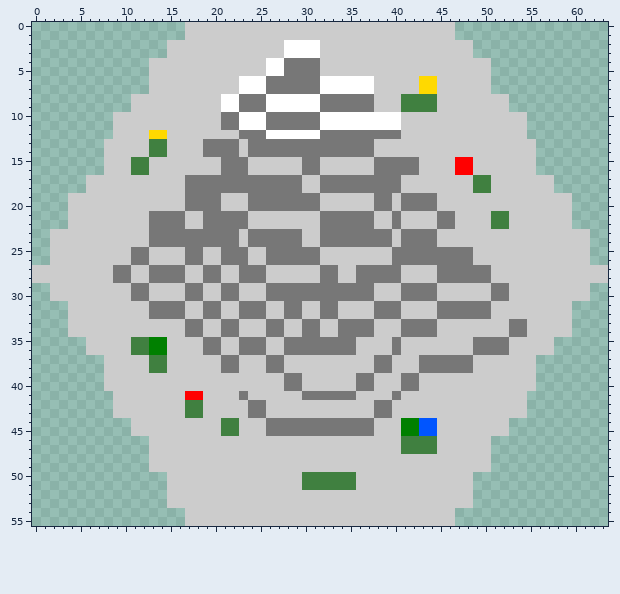
A pixel-art sprite gets an edit: Images/TileSets/CubedHexagon/Tiles/Mountain.png. The picture above was drawn from the file before the commit.
The file is 64x56 pixels.
The result:
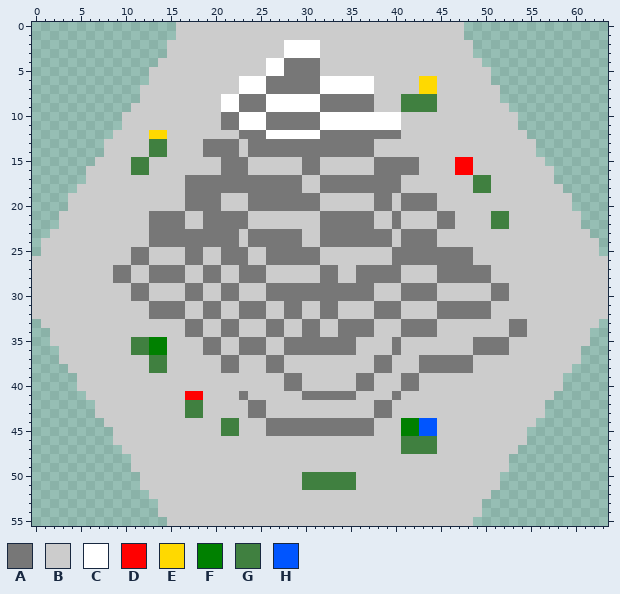
Palette (. is transparent): A #777777  B #cccccc  C #ffffff  D #ff0000  E #ffd900  F #008000  G #408040  H #0055ff
Difference:
Colour B now appears in rows 0 to 1 at x 16 and 47; in row 7 at x 12 and 51; in row 15 at x 7 and 56; in row 16 at x 6 to 7 and 56 to 57; in row 18 at x 5 and 58; in rows 21 to 22 at x 3 and 60.
Colour B now appears in rows 24 to 25 at x 1 and 62; in row 26 at x 0 to 1 and 62 to 63; in rows 29 to 30 at x 0 to 1 and 62 to 63; in rows 31 to 32 at x 0 to 3 and 60 to 63; in row 33 at x 1 to 3 and 60 to 62; in row 34 at x 2 to 3 and 60 to 61.
Colour B now appears in row 35 at x 2 to 5 and 58 to 61; in row 36 at x 3 to 5 and 58 to 60; in row 37 at x 3 to 7 and 56 to 60; in row 38 at x 4 to 7 and 56 to 59; in rows 39 to 40 at x 5 to 7 and 56 to 58; in row 41 at x 6 to 8 and 55 to 57.
Colour B now appears in rows 42 to 43 at x 7 to 8 and 55 to 56; in row 44 at x 8 to 10 and 53 to 55; in row 45 at x 9 to 10 and 53 to 54; in row 46 at x 9 to 12 and 51 to 54; in row 47 at x 10 to 12 and 51 to 53; in rows 48 to 49 at x 11 to 12 and 51 to 52.
Colour B now appears in rows 50 to 51 at x 12 to 14 and 49 to 51; in row 52 at x 13 to 14 and 49 to 50; in row 53 at x 14 and 49; in row 54 at x 14 to 16 and 47 to 49; in row 55 at x 15 to 16 and 47 to 48.
The author cleared colour B in row 4 at x 13 and 50; in row 8 at x 11 and 52; in rows 10 to 11 at x 9 and 54.
